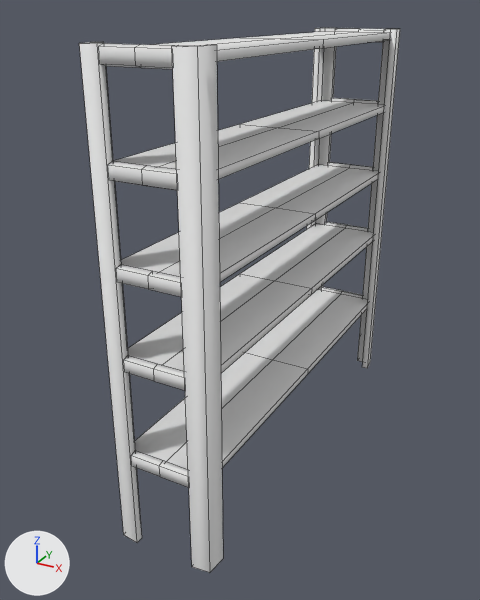
Renders of the OBJ model Assets/Props/scaffale2.obj from each side of a commit.
One viewpoint serves both versions: a camera (50 mm lens) standing at (1.99, -4.16, 3.32) and looking at (-0.17, -0.23, 1.35). The lights are fixed; the arrows at lower left show +X, +Y and +Z. Mesh edges are drawn as thin lines. Where no turn or scale is listed for an object, it has been applied to the vertices.

The first picture shows 'scaffale2'.
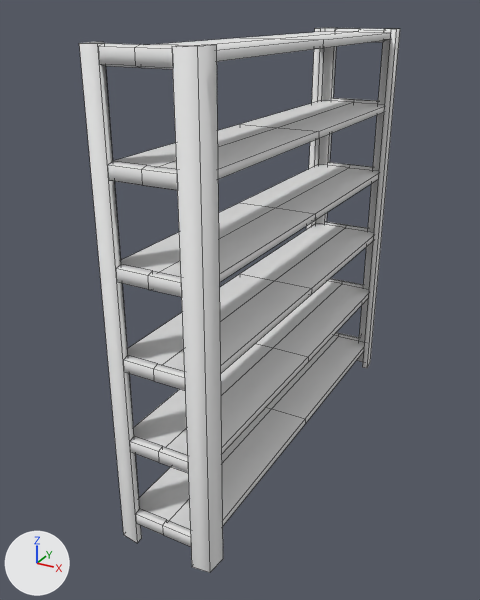
The newer file is also rescaled (x1.004), turned or shifted as a whole; pictures and numbers use the older file's frame.

Scene script edits in JSON lines:
```json
{"block": "me_scaffale2", "where": "# used by ob_scaffale2; location = (0.0, 0.0, 0.0)"}
{"op": "remove", "block": "me_scaffale2", "code": "me_scaffale2.from_pydata(...)  # 254 vertices, 172 faces; spans x -0.35..0.35, y -1.54..1.54, z 0.12..3.16"}
{"op": "add", "block": "me_scaffale2", "code": "me_scaffale2.from_pydata(...)  # 296 vertices, 200 faces; spans x -0.35..0.35, y -1.54..1.54, z 0.12..3.16"}
{"block": "me_scaffale2", "change": "me_scaffale2 part 1: the loose piece of 18 vertices spanning x -0.3..0.3, y -1.49..1.49, z 0.74..0.79 is moved by (0.0, 0.0, 0.1)"}
{"block": "me_scaffale2", "change": "me_scaffale2 part 2: the loose piece of 18 vertices spanning x -0.3..0.3, y -1.49..1.49, z 0.74..0.79 is copied, and the copy is moved by (0.0, 0.0, -0.46); it spans x -0.3..0.3, y -1.49..1.49, z 0.28..0.33"}
{"block": "me_scaffale2", "change": "me_scaffale2 part 3: the loose piece of 12 vertices spanning x -0.21..0.21, y 1.49..1.54, z 0.71..0.82 is copied, and the copy is moved by (0.0, 0.0, -0.46); it spans x -0.21..0.21, y 1.49..1.54, z 0.26..0.36"}
{"block": "me_scaffale2", "change": "me_scaffale2 part 4: the loose piece of 12 vertices spanning x -0.21..0.21, y -1.54..-1.49, z 0.71..0.82 is copied, and the copy is moved by (0.0, 0.0, -0.46); it spans x -0.21..0.21, y -1.54..-1.49, z 0.26..0.36"}
{"block": "me_scaffale2", "change": "me_scaffale2 part 5"}
{"block": "me_scaffale2", "change": "18 vertices are removed from x -0.21..0.21, y -1.54..1.54, z 0.71..0.81"}
{"block": "me_scaffale2", "change": "16 faces are deleted"}
{"block": "me_scaffale2", "change": "12 vertices are added at x -0.21..0.21, y -1.54..1.54, z 0.83..0.91"}
{"block": "me_scaffale2", "change": "6 new vertices lie (0.0, 0.0, 0.1) away from vertices in x -0.21..0.21, y -1.49..1.49, z 0.82"}
{"block": "me_scaffale2", "change": "16 new faces join them"}
```

What differs and where, as boxes (x1, y1, x2, y2) in the pictures (480 x 600 px; the box of a moved part takes in the faces that stretch with it):
```json
{"object": "scaffale2", "change": "reshaped", "before": [79, 28, 400, 572], "after": [79, 28, 400, 573]}
{"part": 1, "of": "me_scaffale2", "change": "moved or reshaped", "before": [135, 289, 368, 469], "after": [133, 281, 369, 455]}
{"part": 2, "of": "me_scaffale2", "change": "added", "after": [139, 335, 364, 529]}
{"part": 3, "of": "me_scaffale2", "change": "added", "after": [334, 332, 359, 341]}
{"part": 4, "of": "me_scaffale2", "change": "added", "after": [136, 509, 191, 547]}
{"part": 5, "of": "me_scaffale2", "change": "moved or reshaped", "before": [131, 287, 363, 487], "after": [130, 278, 363, 473]}
```
